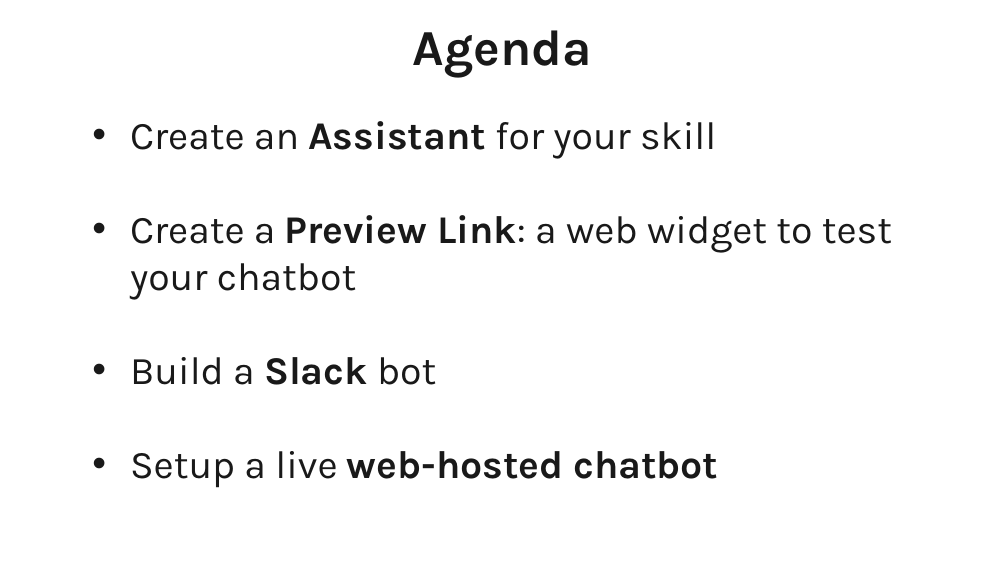
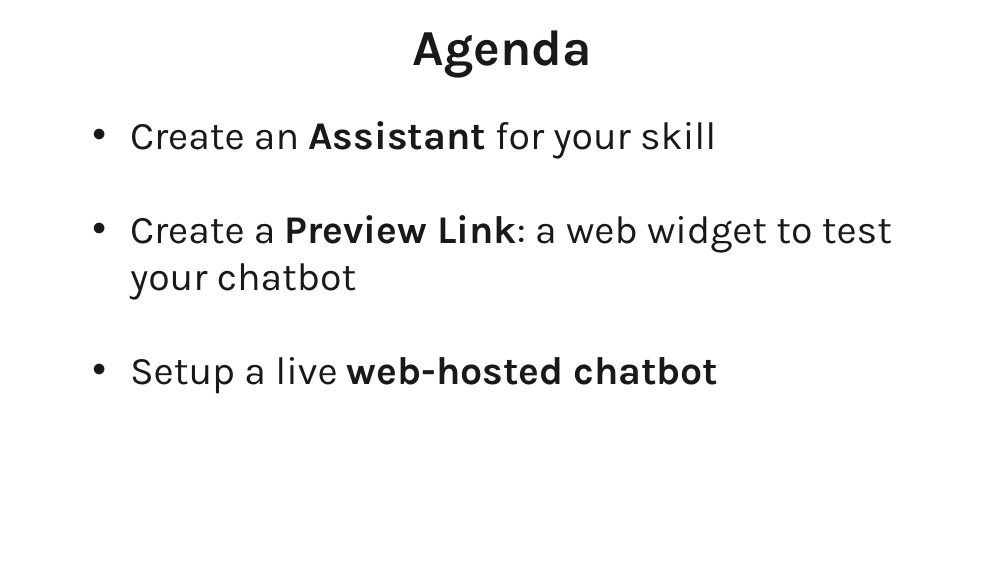
Before and after one commit to UNSW-MARK5826-BRAND-RECOMM-GOODONYOU/Watson-Assistant-Labs, a slide deck: slide 5 of 2-Integrations/Watson Assistant Lab 2 - Chatbot Integrations.pptx (slide 6 before the commit). Drawn at 1008x567 pixels with LibreOffice and Linux fonts; fonts in the diff are those of the drawing; background and template pictures are left out. Boxes give left, top, right and bottom in pixels: in the first picture for what was removed or moved away, otherwise in the second. Text is boxed around its words. In the diff, an @@ line names an element or a change of style, - is before the commit and + after.

```diff
--- a/2-Integrations/Watson Assistant Lab 2 - Chatbot Integrations.pptx
+++ b/2-Integrations/Watson Assistant Lab 2 - Chatbot Integrations.pptx
@@ text at bbox=[130, 357, 436, 385]: paragraph removed @@
-• Build a Slack bot
```
Also in this commit, not shown: 2 other slides changed, 1 slide removed, 5 other files.
